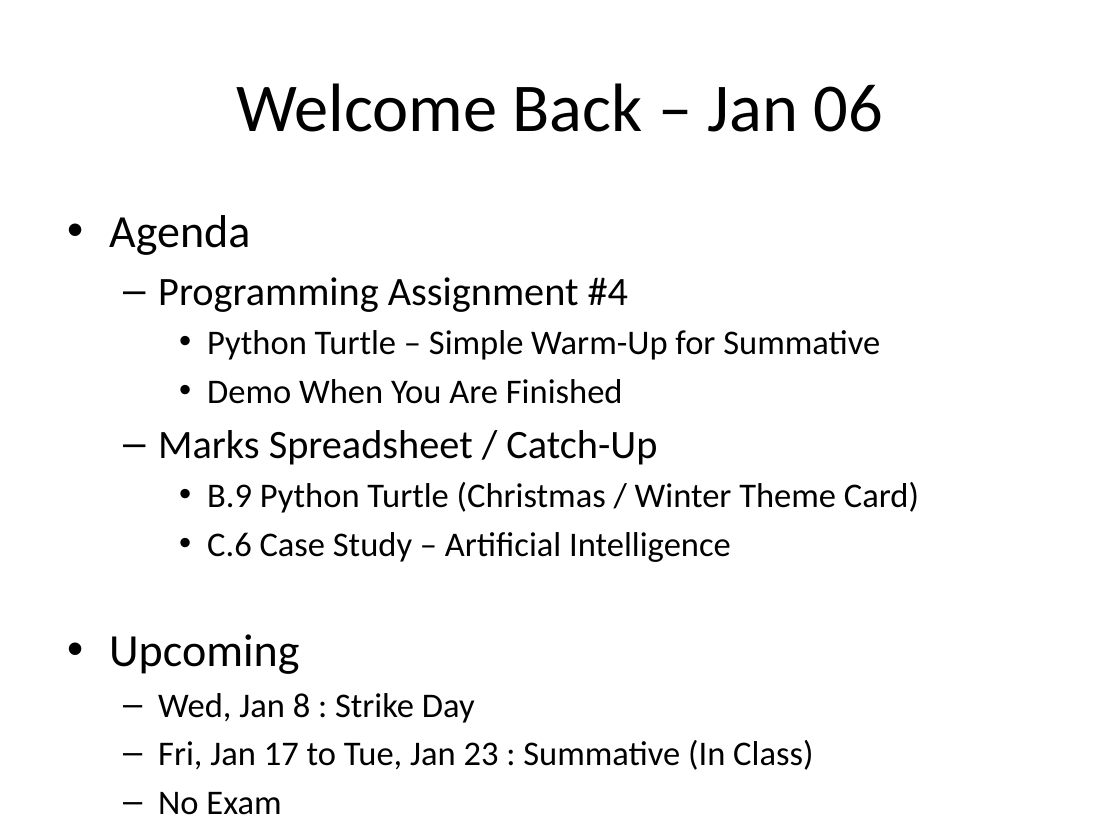
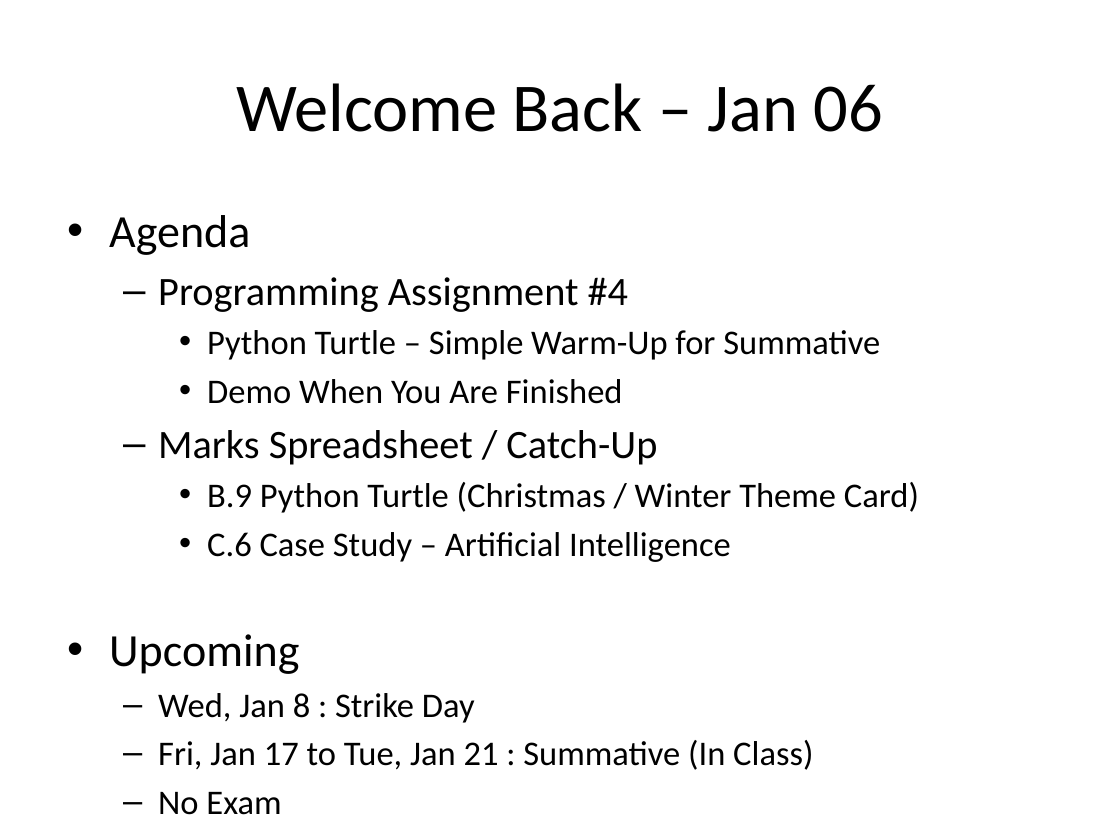
Before and after one commit to Greg5519/ICS2O0, a slide deck: slide 1 of Daily Agendas/Day17.1_WelcomeBack.pptx. Drawn at 1120x840 pixels with LibreOffice and Linux fonts; fonts in the diff are those of the drawing. Boxes give left, top, right and bottom in pixels: in the first picture for what was removed or moved away, otherwise in the second. Text is boxed around its words. In the diff, an @@ line names an element or a change of style, - is before the commit and + after.

```diff
--- a/Daily Agendas/Day17.1_WelcomeBack.pptx
+++ b/Daily Agendas/Day17.1_WelcomeBack.pptx
@@ text at (x1=158, y1=740, x2=813, y2=770): text changed @@
-  – Fri, Jan 17 to Tue, Jan 23 : Summative (In Class)
+  – Fri, Jan 17 to Tue, Jan 21 : Summative (In Class)
```
Also in this commit, not shown: 5 other files.
